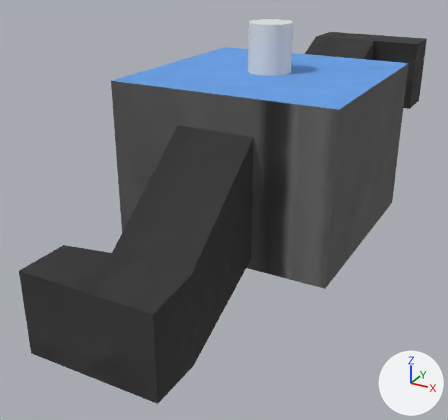
A saved change to the FBX model Progetto/Assets/er06/Models/TemplioEsportare.fbx.
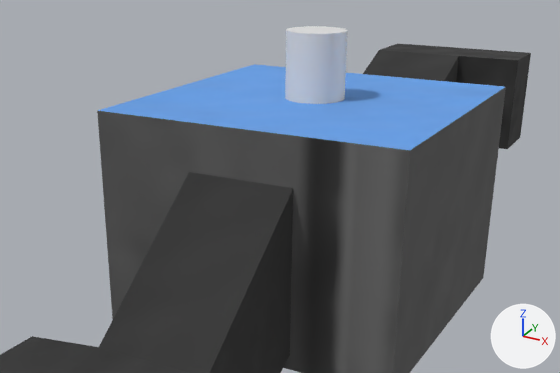
Old and new are each drawn whole from a 50 mm camera at (6.06, -13.2, 5.99) aimed at (-0.69, -0.93, -0.14) and again close up on the part from 9% to 100% of the width and 0% to 65% of the height. Arrows for +X, +Y and +Z are at lower right; the lights stay in place. Where no turn or scale is listed for an object, it has been applied to the vertices.

Script lines for the objects in view, before the commit:
```python
me_cube_001 = bpy.data.meshes.new('Cube.001')
me_cube_001.from_pydata(...)  # 116 vertices, 70 faces; spans x -2.58..2.58, y -2.58..2.58, z -0.58..3.15
# faces by material slot: [29, 5, 36]
me_cube_001.materials.append(mat_murotemplio)
me_cube_001.materials.append(mat_terrenotemplio)
me_cube_001.materials.append(mat_tettotemplio)  # its picture is missing
me_cube_006 = bpy.data.meshes.new('Cube.006')
me_cube_006.from_pydata(...)  # 42 vertices, 32 faces; spans x -0.9..2.16, y -1.0..2.99, z -0.21..3.21
me_cube_006.materials.append(mat_murocorridoio)
me_cylinder = bpy.data.meshes.new('Cylinder')
me_cylinder.from_pydata(...)  # a 32-sided cylinder along z spanning x -0.5..0.5, y -0.5..0.5, z -1.0..1.0
ob_basetemplio = bpy.data.objects.new('BaseTemplio', me_cube_001)
ob_basetemplio.location = (0.0, 0.0, 0.0)
ob_boolfinestra = bpy.data.objects.new('BoolFinestra', me_cylinder)
ob_boolfinestra.location = (0.0, 0.0, 3.26)
ob_corridoioingresso = bpy.data.objects.new('CorridoioIngresso', me_cube_006)
ob_corridoioingresso.location = (0.0, 3.53, 0.0)
# also in view: 'CorridoioUscita' at (-0.62, -4.21, 0.59)
```
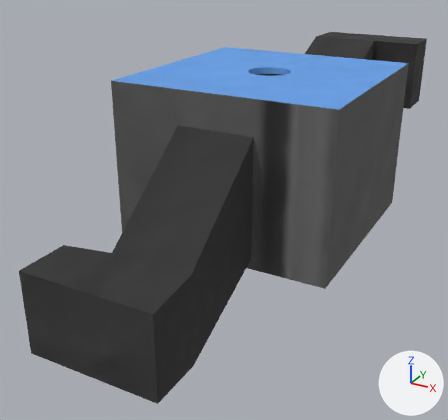
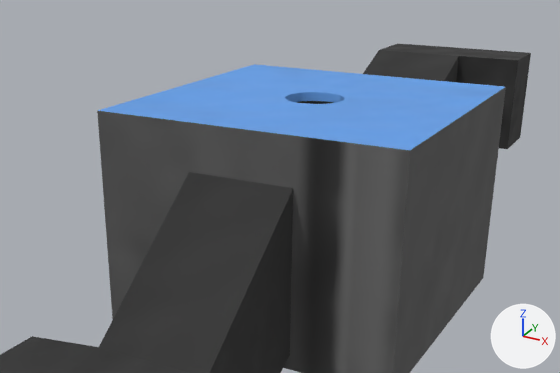
Changed parts and their boxes [x1, y1, x2, y2] in the close-ups (560 x 373 px):
'BoolFinestra', deleted
    before: [285, 26, 347, 104]

Patch to the scene script:
```diff
--- a/Progetto/Assets/er06/Models/TemplioEsportare.fbx.py
+++ b/Progetto/Assets/er06/Models/TemplioEsportare.fbx.py
@@ ob_boolfinestra @@
-ob_boolfinestra = bpy.data.objects.new('BoolFinestra', me_cylinder)
-ob_boolfinestra.location = (0.0, 0.0, 3.26)
```
